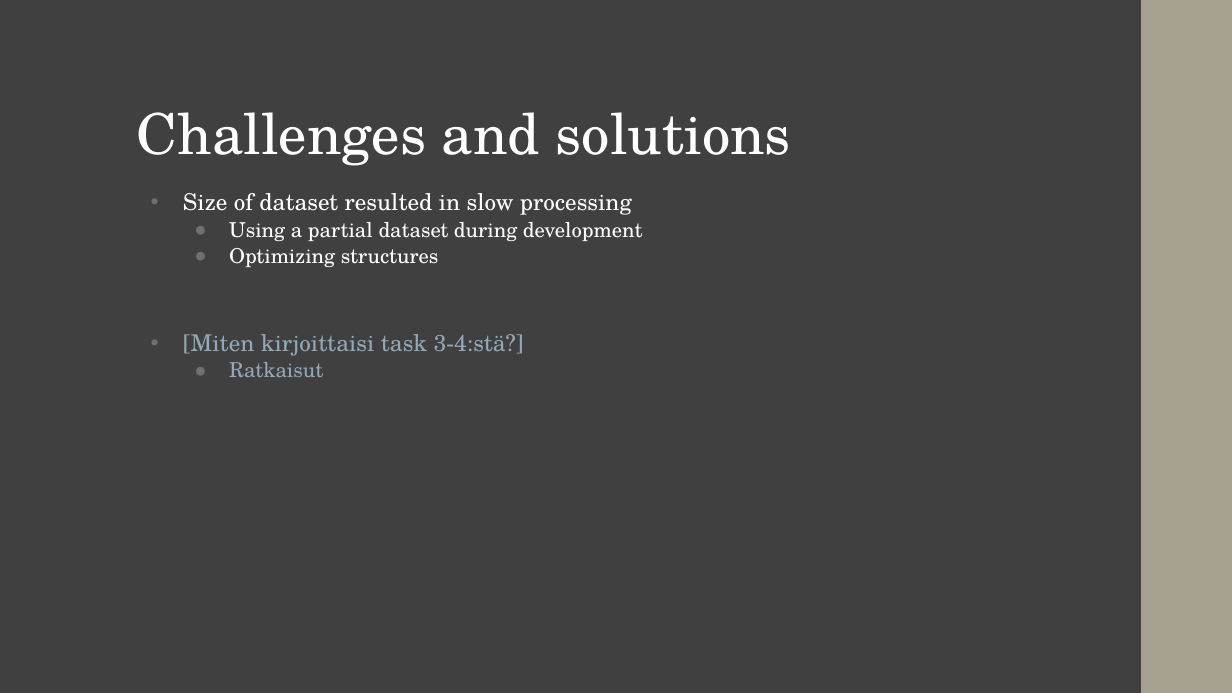
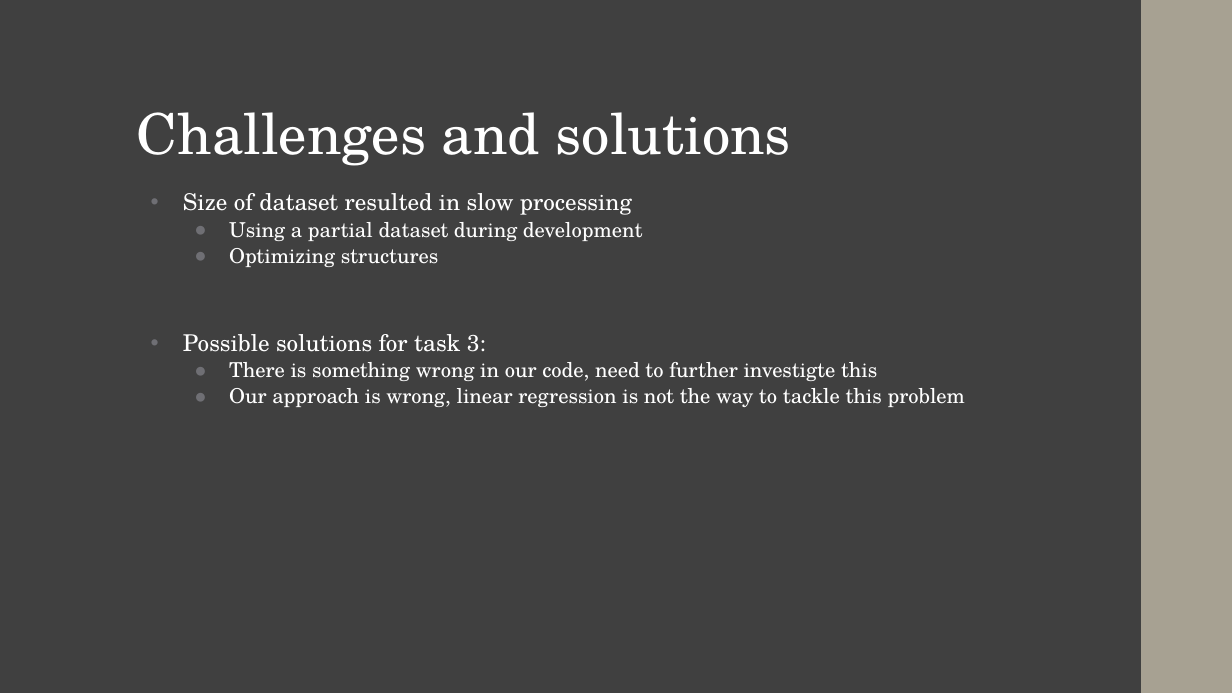
Before and after one commit to niriikon/NLTP_ProjectNo2, a slide deck: slide 11 of docs/Project_Presentation.pptx. Drawn at 1232x693 pixels with LibreOffice and Linux fonts; fonts in the diff are those of the drawing. Boxes give left, top, right and bottom in pixels: in the first picture for what was removed or moved away, otherwise in the second. Text is boxed around its words. In the diff, an @@ line names an element or a change of style, - is before the commit and + after.

```diff
--- a/docs/Project_Presentation.pptx
+++ b/docs/Project_Presentation.pptx
@@ text at [183,334,965,407]: text changed; size 18 to 16 pt; text colour #92A9B9 to #FFFFFF @@
-• [Miten kirjoittaisi task 3-4:stä?]
-  ● Ratkaisut
+• Possible solutions for task 3:
+  ● There is something wrong in our code, need to further investigte this
+  ● Our approach is wrong, linear regression is not the way to tackle this problem
```
Also in this commit, not shown: 2 other slides changed.
